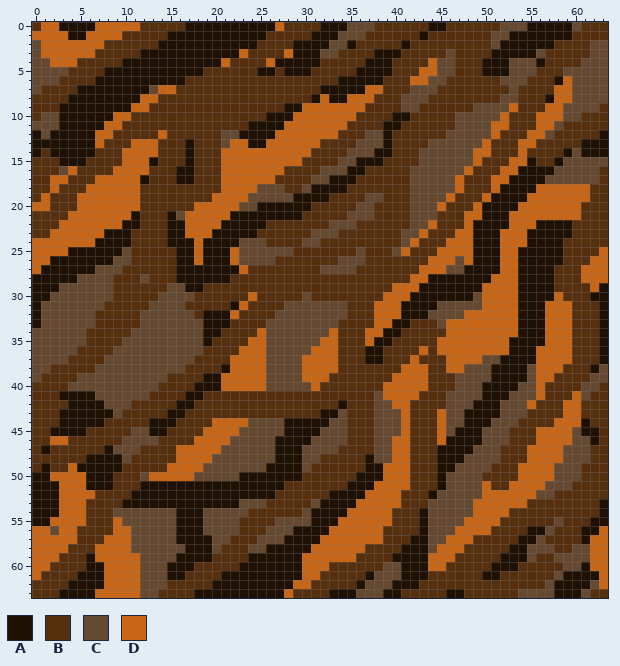
Two states of a pixel-art sprite, godot/assets/wood.png. The picture above is the old version.
The file is 64x64 pixels.
Palette (. is transparent): A #1e1003  B #562f0f  C #664931  D #c76617
Pixels before, first column x 0:
 0 BDDAAAADDDDDBBBBBAAAAAAAAAADBBBBAAACCCBBBBBBAABBBBBBCCCAAAAACBBB
 1 DDDDAADDDDBBBBBAAAAAAAAAAABBBBBAAACCCBBBBBBABBBBBBBCCAAAAAAABBBB
 2 CDDDDDDDBBBBBBAAAAAAAAAAABBBBAAAACCABBBBBABBBBBBBBBCAAAAAABBBBCC
 3 CDDDDDDBBBBBAAAAAAAAAAADBBBBDAAACCBBBBAAABBBBBCBBBBAAAAACBBBBBCC
 4 CCDDDBBBBBAAAAAAAAAAADBBBBDAAAAABBBBBAAABBBBDCCBBBAAACCCABBBBCCC
 5 CCCCBBBBAAAAAAAAAAABBBBBBAABAAABBBBBAAAABBBDDCCBBBAAACCCBBBCCCCC
 6 CCCBBBBAAAAAAAAAABBBBBBBBBBBBBBBBBAAAAABBBDDCCBBBBBBCCCBBBADCCCC
 7 CBBBBAAAAAAAACDDBBBBBBBBBBBBBBBBAAAAADDBBBCCCBBBBBBBBCBBBBDDCCCC
 8 BBBBAAAAAAAADDBBBBBBBBBBBBBBBBBADAADDDBBBCCCBBBBBBBBCCBBBADDCCCC
 9 BBBAAAAAAAADDBBBBBBBBBBBBBBBAADDDDDDDBBBBCCBBBBBBCCCCDBBBDDCCCCB
10 BCCAAAAAADDBBBBBBBBBBBBBBBAAADDDDDDDBBBBAABBBBBCCCCCDBBBDDDCCBBB
11 CCCAAAAADDBBBBBBBBBBBBBBAAAADDDDDDDBBBBAABBBBBBCCCCDDBBBDDCBBBBB
12 ACAAAAADDBBBBBDBBBBBBCCAAAADDDDDDDBBBCCABBBBBBCCCCCDBBBDDCBBBBBA
13 AAAAAAADBBBDDDBBBABBBCDDAADDDDDDBBBBCCCABBBBCCCCCCDBBBDDBBBBBAAA
14 ABAAAAABBBDDDDBBBABBBDDDDDDDDDDBBBBCCCAABBBCCCCCCDDBBBDBBBBACAAA
15 BBBAAABBBBDDDABBBABBBDDDDDDDDDBBBBCCAAABBBBCCCCCCDBBBDDABBACCCCC
16 BBBCDBBBBDDDDBBBAABBBDDDDDDDBBBBCCCAABBBBBCCCCCCDBBBDDAAAACCCCCB
17 BBDDBBBDDDDDABBBAABBBDDDDDDBBBBCCAAABBBBBBCCCCCDBBBDDAAAACCCCCCB
18 BBDBBBDDDDDDBBBBBBBBBDDDDCCCBBCAAAABBBBBBBCCCCCDBBBDAAAADDDDDDBB
19 BDBBBDDDDDDDBBBBBBBBDDDDCCCCCAAAABBBBCCBBBCCCCDBBBDAAAADDDDDDDBB
20 DDBBBDDDDDDDBBBBBBDDDDDCCAAAAAABBBBBCCBBBBCCCDBBBDAAAADDDDDDDBBB
21 BBBBDDDDDDDABBBACDDDDDAAAAAAAABBBBBCCCBBBBCCCBBBDDAAADDDDDDDDBBB
22 BBBDDDDDDDAABBBAADDDDAAAAABBBBBBBCCCBBBBBBCCDBBBDAAAADDDAAAABBBB
23 BBDDDDDDAAABBBBAADDDAAAAABBBBBBCCCBBBBBBBCCDBBBDDAAADDDAAAAABBBB
24 DDDDDDDAAAABBBBAAADAAAACCCBBBBCCBBBBBBBBBCDBBBDDDAAADDDAAAABBBBB
25 DDDDAAAAAACBBBBBAADAAADCCCCCCBBBBBBBCBBBCDBBBDDDDAAADDAAAAABBBBD
26 DDAAAAAAACCBBBBBAADAAADCCCCBBBBBBBCCCBBBBBBBDDDCDAAADDAAAAABBBDD
27 DAAAAAACCCBBBBBBAAAAAAADBBBBBBBBCCCCBBBBBBBDDDCCAAAADDAAAABBBDDD
28 AAAAACCCCBBBCBBBAAAAAABBBBBBBBBBBBBBBBBBBBDDAAAAAAADDDAAAABBBDDD
29 AAACCCCCCBBBBBBCCAABBBBBBBBBBBBBBBBBBBBBDDDAAAAAAADDDDAAAABBBBDA
30 AACCCCCCCBBBBBCCCCBBBBBBDBBBBBCBBBBBBBBDDDAAAAAAACDDDDAAAADBBBAA
31 ACCCCCCCBBBBBCCCCBBBBBADBBBBCCCCCCCBBBDDDAAAACCCCCDDDDAAADDDBBBA
32 ACCCCCCBBBBBCCCCCCBAAADBBBBCCCCCCCCBBBDDDAAACCCCDDDDDDAAADDDBBBA
33 ACCCCCCBBBBBCCCCCCCAAABBBBCCCCCCCCBBBBDDAABBBCDDDDDDDDAAADDDBBBA
34 CCCCCCBBBBBCCCCCCCCAABBBBDCCCCCCCDBBBDDAABBBBBDDDDDDDDAAADDDBBBA
35 CCCCCCBBBBCCCCCCCCCABBBBDDCCCCCCDDBBBDAABBBBBDDDDDDDDAAAADDDBBBA
36 CCCCCBBBBCCCCCCCCCCBBBBDDDCCCCCDDDBBBAABBBBDBDDDDDDDDAAADDDDBBBA
37 CCCCBBBBCCCCCCCCCCBBBBDDDDCCCCDDDDBBBAABBBDBBBDDDDCCAAAADDDDBBBA
38 CCBBBBBCCCCCCCCCCBBBBADDDDCCCCDDDDBBBBBBBDDDBBDDCCCAAAACDDDBBBAC
39 CBBBBCCCCCCCCCCBBBBAADDDDDCCCCDDDBBBBBBBDDDDBBBCCCCAAAACDDBBBBCC
40 BBBBCCCCCCCCCCBBBBAAADDDDDCCCCCDBBBBBBBDDDDDBBBCCCAAAACCDBBBBCCB
41 BBBAAAACCCCCCBBBBAABBBBBBBBBBBBBBBBBBBCDDDDBBBCCCCAAACCCDBBBDCBB
42 BBBBAAAACCCBBBBBAABBBBBBBBBBBBBBBBABBBCCDDBBBBCCCAAACCCDBBBDDBBB
43 BBBAAAAAACBBBBBAABBBBBBBBBBBBBBBAACBBBCCCDBBBDCCAAAACCCBBBBDDBBB
44 BBBAAAAABBBBBAAABBBBDDDDCCCCAAAAACCBBBCCCDBBBDCCAAACCCBBBBDDDABB
45 BBAAAABBBBBCCAABBBBDDDDCCCCCAAAACCCBBBCCCDBBBDCAAACCCBBBDDDDCAAB
46 BBDDBBBBBBCCCCBBBBDDDDCCCCCAAAACCCCBBBCCDDBBBDAAAACCCBBBDDDDCCAB
47 BABBBBBBACCCBBBBDDDDDCCCCCCAAACCCCBBBBCCDDBBBAAAACCCBBBDDDDCCCBB
48 BBBBBBAAAACBBBBBDDDDCCCCCCCAAACCBBBBBACCDDBBBAAACCCCBBBDDDDCCCBB
49 BABBDAAAAABBBBBDDDDCCCCCCCAAAACBBBBBBAADDDBBBAACCCCBBBDDDDCCCBBB
50 AADDDDAAABBBCDDDDDCCCCCAAAAAAABBBBBBAAADDDBBBACCCCBBBBDDDDCCCBBB
51 AAADDDAAABBBAAAAAAAAAAAAAAAABBBBBBBAAADDDDBBBACCCCDBBDDDDCCCBBBB
52 AAADDDDBBBBAAAAAAAAAAAAAAAABBBBBBAAAADDDDBBBACCCCCDDDDDDCCBBBBBB
53 AAADDDBBBBAAAAAAAAAAAAACCCBBBBBCAAAADDDDDBBBCCCCCDDDDDDBBBBBBBBA
54 AAADDDBBBCCCCCCCAAACCCCCBBBBBBCAAAADDDDDBBBACCCCCDDDDBBBBBBBBBBA
55 AADDDDBBBDCCCCCCAAACCCCBBBBCCCCAAADDDDDDBBBACCCCDDDDBBBBBBCBBBAA
56 DDCDDBBBBDDCCCCCAAACCCCBBBCCCAAAADDDDDDBBBBACCCDDDDBBBBAACBBBAAD
57 DDDDDBBBDDDCCCCCAAAACCBBBCCCAAAADDDDDDDBBBAACCDDDBBBBBAACBBBBADD
58 DDDDBBBDDDDCCCCCCAAACBBBCCAAAAADDDDDDBBBBAAACDDDBBBBBAACCCBBCCDD
59 DDDBBBADDDDDCCCCAAAABBBBAAAAAADDDDDDBBBBAAAADDDBBBBBAAACBBCCCCDD
60 DDBBBBAADDDDCCCAAABBBBBAAAAAAADDDBBBBBBCCAAADDBBBBBAAABBBBBCCADD
61 DBBBBAAADDDDCCCAABBBBAAAAAAAAADDBBBBBACCCAAABBBBBBAABBBBBBCAAAAD
62 BBBBAAAADDDDCCCBBBBBAAAAAAAAADDBBBBBACCCAAABBBBBBBBBBBBBBCAAAACD
63 BBBAAAADDDDDCCBBBBAAAAAAAAAADBBBBAAACCCAABBBBBAABBBBBBCCCCAAACBB
After the commit:
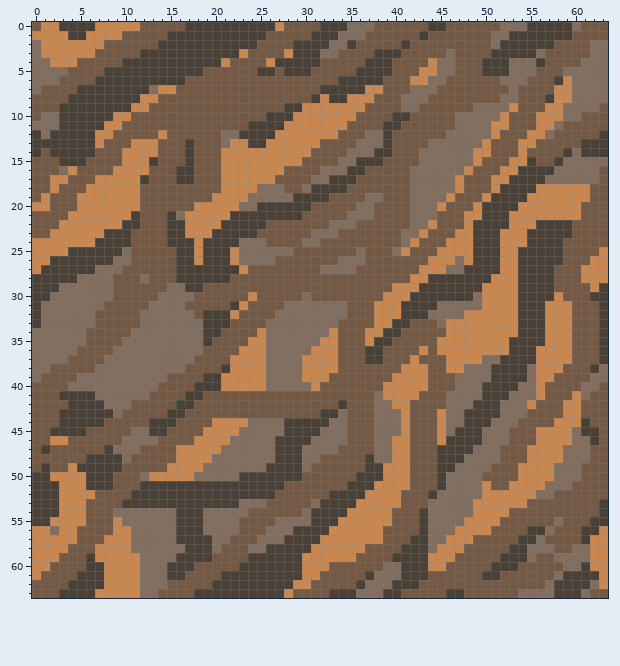
Edits made:
{"colour":"A","old":"#1e1003","new":"#494137"}
{"colour":"B","old":"#562f0f","new":"#745944"}
{"colour":"C","old":"#664931","new":"#826e5e"}
{"colour":"D","old":"#c76617","new":"#c98751"}
{"label":"changed","picture_box":[32,22,608,598]}
